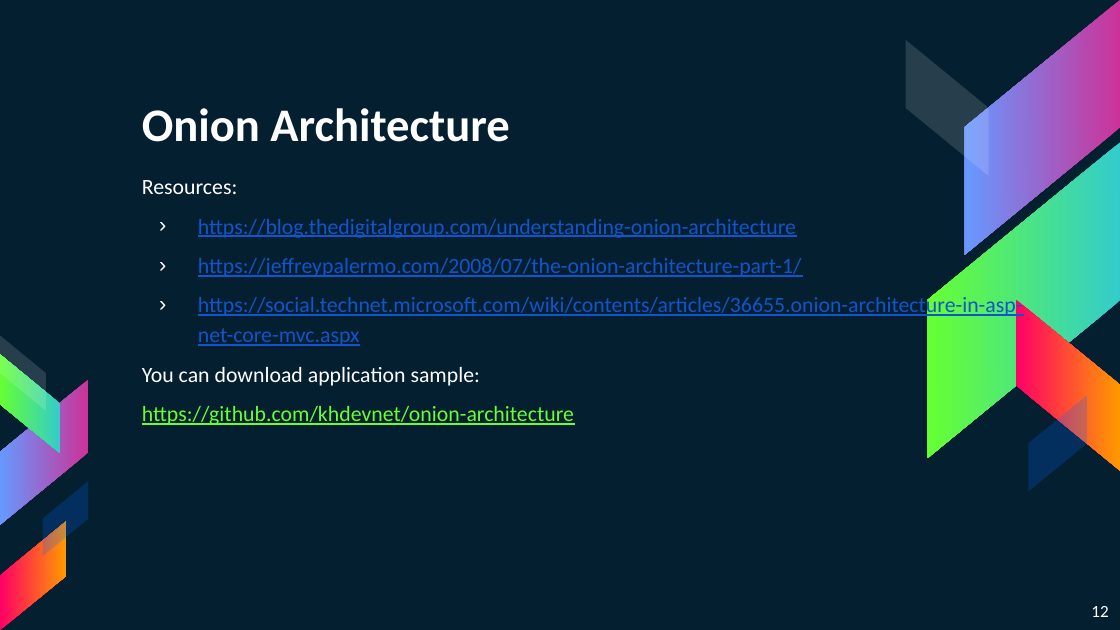
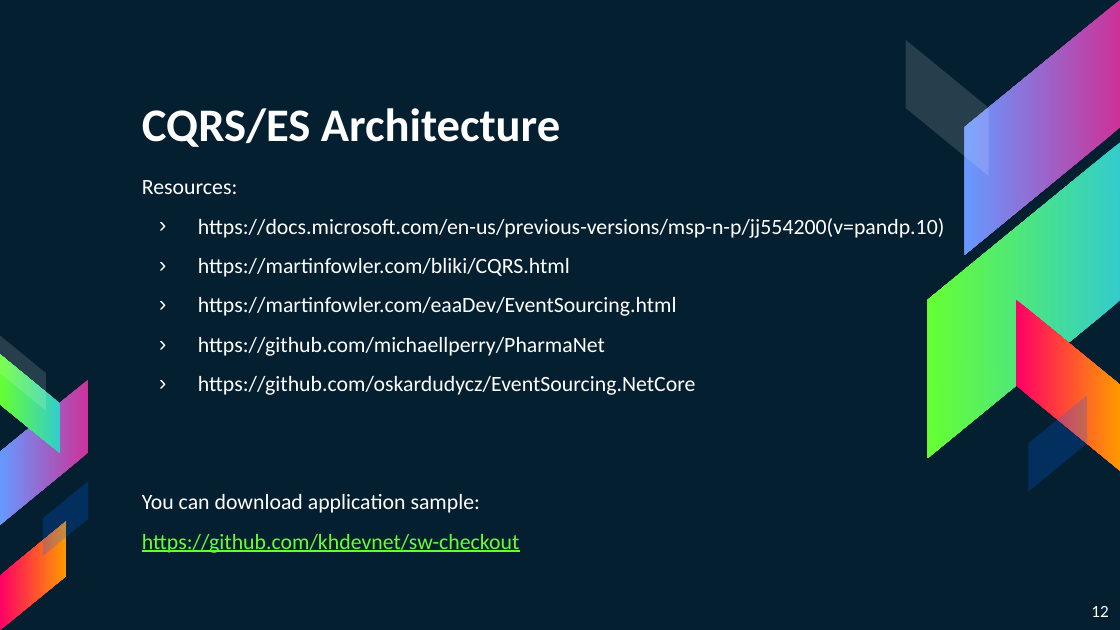
Before and after one commit to khdevnet/cqrs-architecture, a slide deck: slide 12 of docs/presentation/CQRS-EventSourcing-Architecture-Overview.pptx. Drawn at 1120x630 pixels with LibreOffice and Linux fonts; fonts in the diff are those of the drawing. Boxes give left, top, right and bottom in pixels: in the first picture for what was removed or moved away, otherwise in the second. Text is boxed around its words. In the diff, an @@ line names an element or a change of style, - is before the commit and + after.

```diff
--- a/docs/presentation/CQRS-EventSourcing-Architecture-Overview.pptx
+++ b/docs/presentation/CQRS-EventSourcing-Architecture-Overview.pptx
@@ title at [142,108,560,147]: text changed @@
-Onion Architecture
+CQRS/ES Architecture
@@ text at [198,218,945,395]: text changed; text colour #1155CC to #FFFFFF @@
-› https://blog.thedigitalgroup.com/understanding-onion-architecture
-› https://jeffreypalermo.com/2008/07/the-onion-architecture-part-1/
-› https://social.technet.microsoft.com/wiki/contents/articles/36655.onion-architecture-in-asp-net-core-mvc.aspx
+› https://docs.microsoft.com/en-us/previous-versions/msp-n-p/jj554200(v=pandp.10)
+› https://martinfowler.com/bliki/CQRS.html
+› https://martinfowler.com/eaaDev/EventSourcing.html
+› https://github.com/michaellperry/PharmaNet
+› https://github.com/oskardudycz/EventSourcing.NetCore
@@ text at [142,534,519,553]: text changed @@
-https://github.com/khdevnet/onion-architecture
+https://github.com/khdevnet/sw-checkout
```
Also in this commit, not shown: 5 other slides changed, 5 slides added, 5 slides removed, 2 other files.
